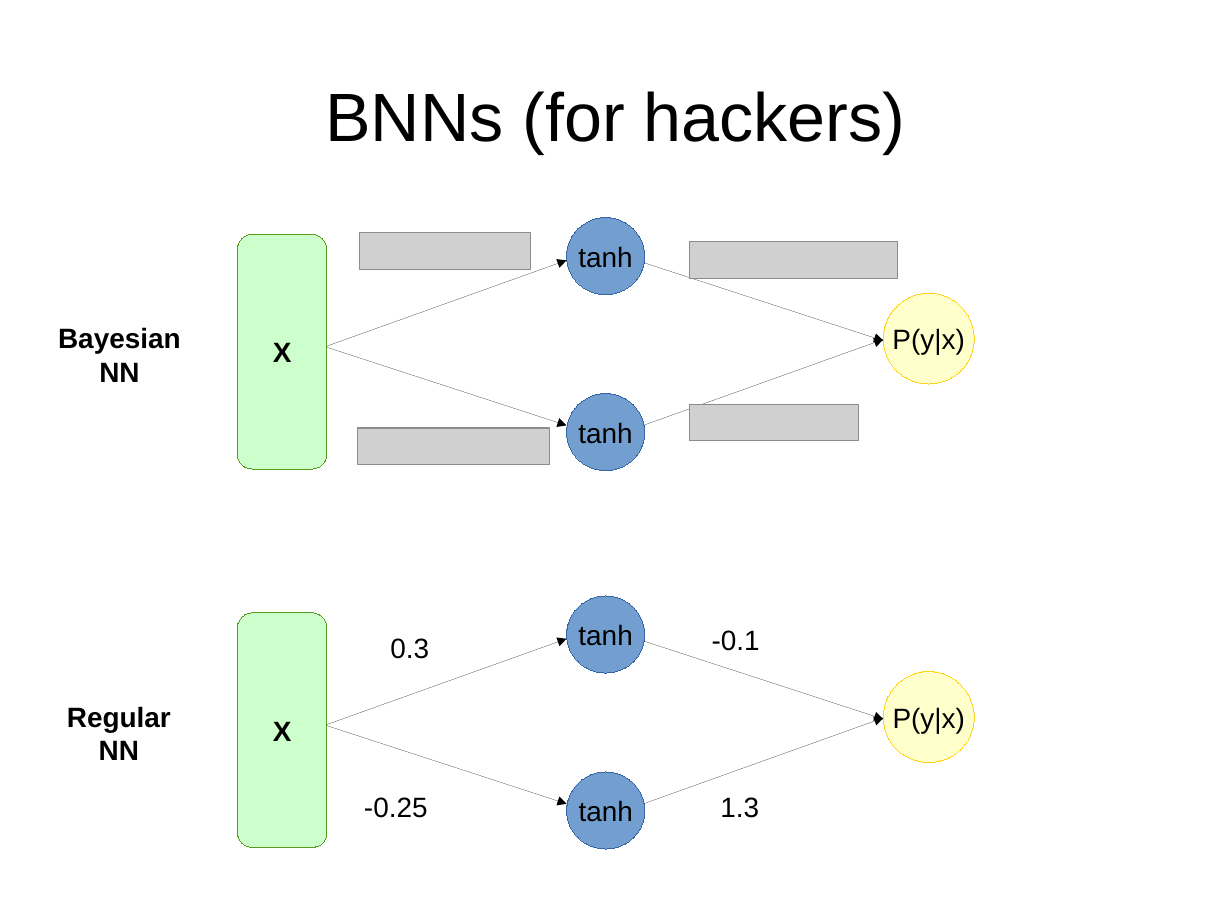
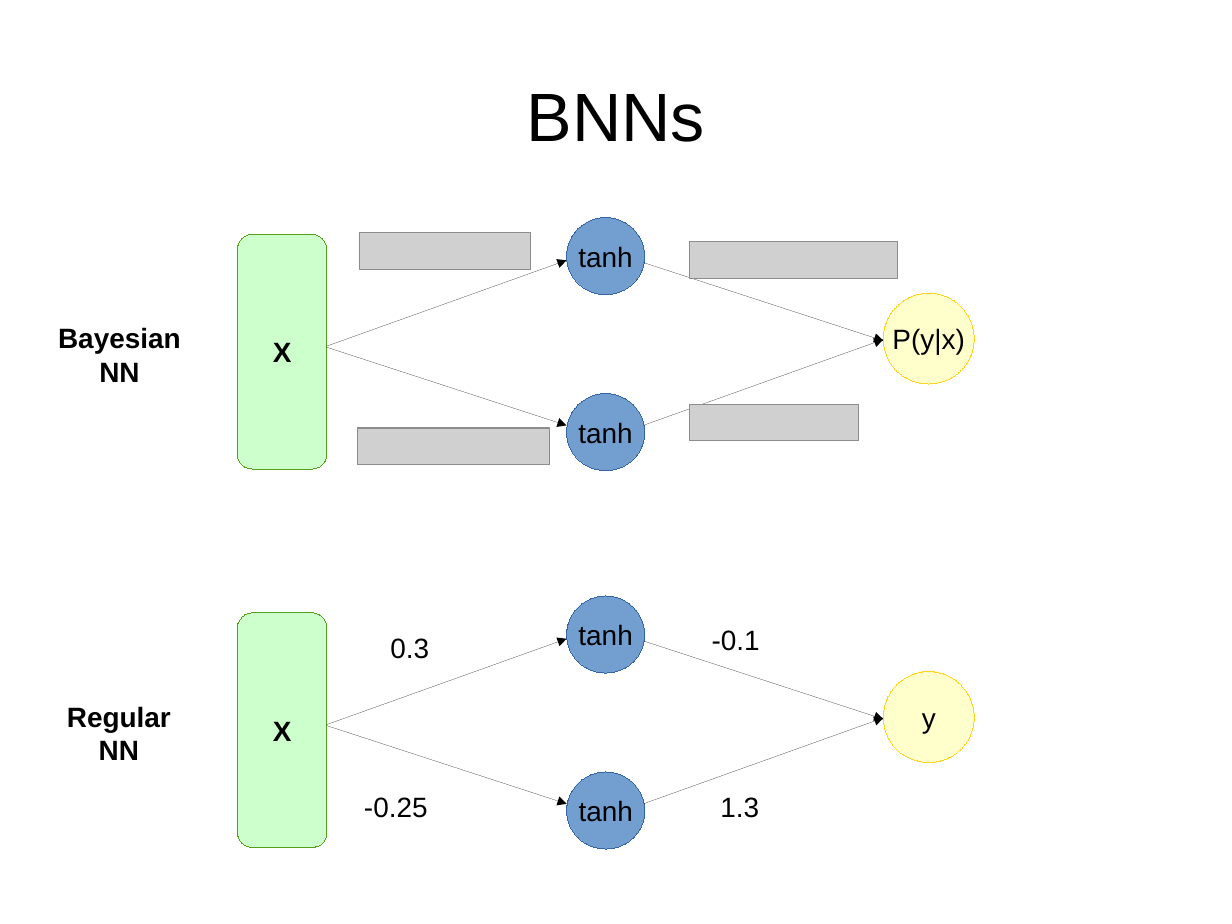
Before and after one commit to justheuristic/picsart_rl, a slide deck: slide 30 of day4/lecture_part1.odp (slide 32 before the commit). Drawn at 1232x924 pixels with LibreOffice and Linux fonts; fonts in the diff are those of the drawing; grey boxes stand for pictures. Boxes give left, top, right and bottom in pixels: in the first picture for what was removed or moved away, otherwise in the second. Text is boxed around its words. In the diff, an @@ line names an element or a change of style, - is before the commit and + after.

Commit message:
fix lecture titles, minor typos, major typos, etc.

```diff
--- a/day4/lecture_part1.odp
+++ b/day4/lecture_part1.odp
@@ title at <box>527,94,705,142</box>: text changed @@
-BNNs (for hackers)
+BNNs
@@ text in ellipse at <box>922,713,936,733</box>: text changed @@
-P(y|x)
+y
```
Also in this commit, not shown: 14 other slides changed, 3 slides added, 2 slides removed, 2 other files.
